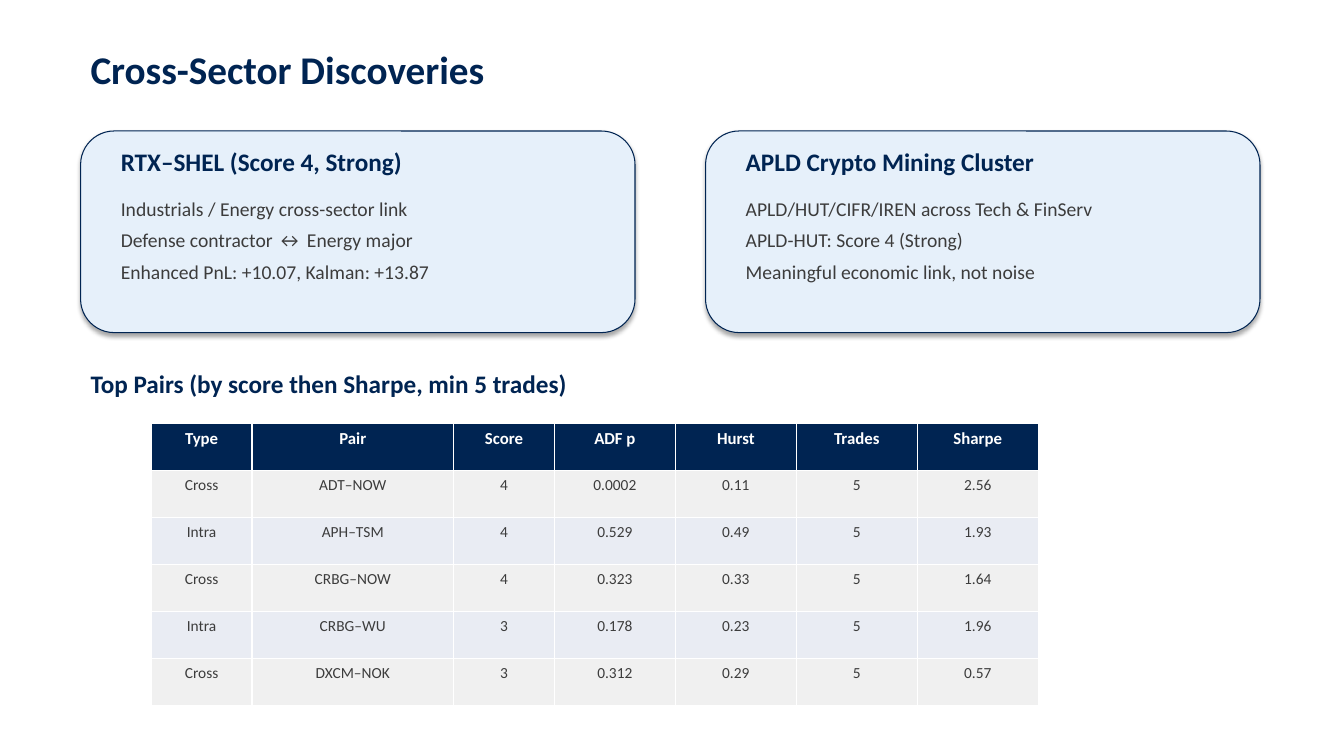
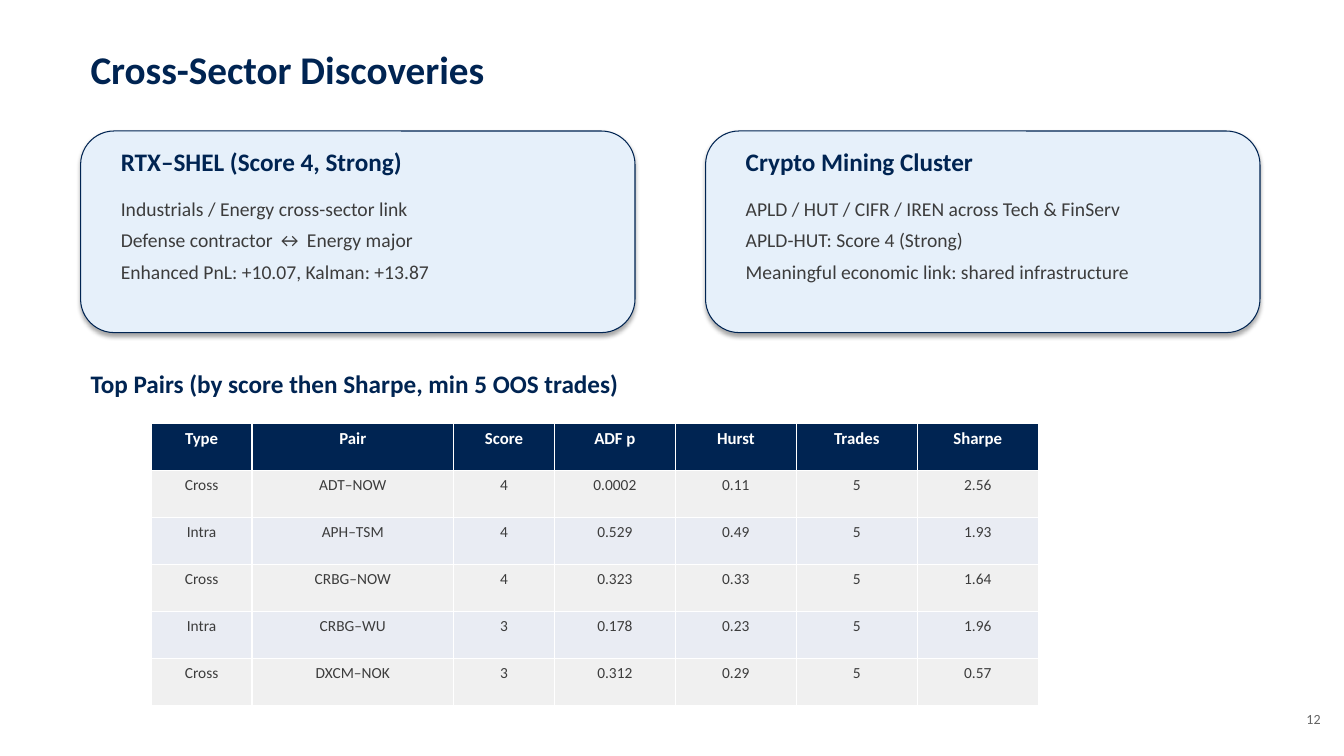
Before and after one commit to jcmcode/pairs-test, a slide deck: slide 12 of deliverables/presentation.pptx (slide 17 before the commit). Drawn at 1344x756 pixels with LibreOffice and Linux fonts; fonts in the diff are those of the drawing. Boxes give left, top, right and bottom in pixels: in the first picture for what was removed or moved away, otherwise in the second. Text is boxed around its words. In the diff, an @@ line names an element or a change of style, - is before the commit and + after.

```diff
--- a/deliverables/presentation.pptx
+++ b/deliverables/presentation.pptx
@@ text at bbox=[746, 153, 973, 176]: text changed @@
-APLD Crypto Mining Cluster
+Crypto Mining Cluster
@@ text at bbox=[746, 202, 1119, 216]: spaces changed @@
-APLD/HUT/CIFR/IREN across Tech & FinServ
+APLD / HUT / CIFR / IREN across Tech & FinServ
@@ text at bbox=[746, 265, 1128, 283]: text changed @@
-Meaningful economic link, not noise
+Meaningful economic link: shared infrastructure
@@ text at bbox=[91, 374, 618, 397]: text changed @@
-Top Pairs (by score then Sharpe, min 5 trades)
+Top Pairs (by score then Sharpe, min 5 OOS trades)
@@ text added at bbox=[1306, 715, 1320, 724], 10 pt, text #646464 @@
+12
```
Also in this commit, not shown: 17 other slides changed, 2 slides added, 7 slides removed, 15 other files.
